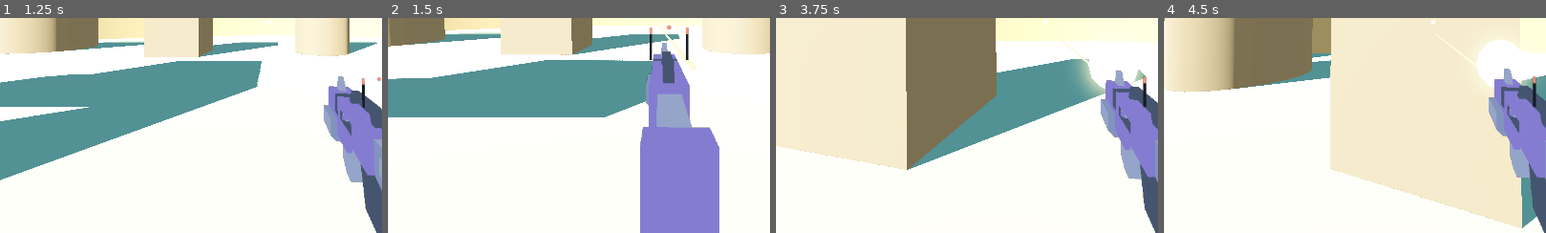
Above: before the commit, frames 1-4 (left to right).
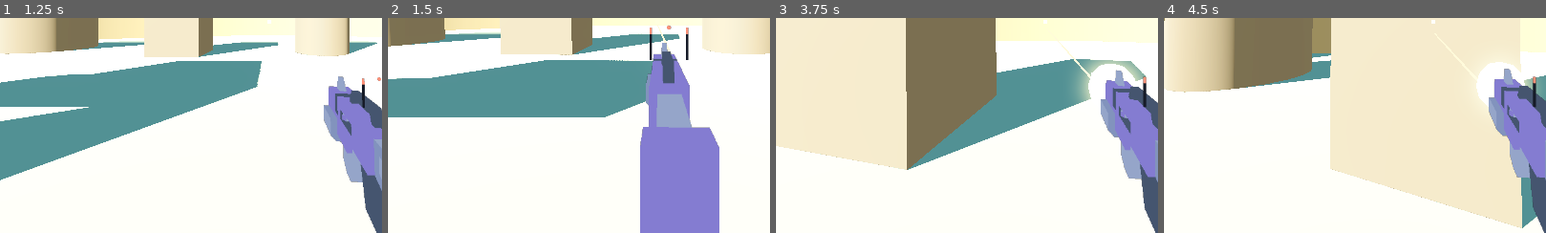
Above: after the commit, the same moments.

Repository: sefFumyc/Aimtrainer_ApexLegends
Game: Godot game, scene res://src/scenes/main.tscn
The game is run twice, just before and just after one commit, with the same random seed, the same clock (stepped at 60 frames per second) and the same inputs.
Inputs (mouse positions are % of the whole screen's width and height, from its top left):
- Up to frame 1 (1.25 s): click "开始对局" at 0.5 s
- Up to frame 2 (1.5 s): tap Enter at 1.25 s; move the mouse to (49, 52) at 1.27 s; hold W (move_forward) from 1.28 s (still down); hold Right mouse button (ads) from 1.28 s (still down); click (49, 52) at 1.42 s
- Up to frame 3 (3.75 s): tap Space (jump) at 1.52, 1.55, 1.82, 2.1, 2.27, 2.57, 3.05 s; move the mouse to (57, 51) at 2.02 s; release Right mouse button (ads) at 2.03 s; right-click (57, 51) at 2.3 s; move the mouse to (42, 49) at 2.77 s; hold Right mouse button (ads) 2.78-3.53 s; move the mouse to (51, 50) at 3.52 s; release W (move_forward) at 3.53 s; hold A (move_left) from 3.53 s (still down); tap Ctrl (crouch) at 3.6 s; click (51, 50) at 3.67 s
- Up to frame 4 (4.5 s): tap Space (jump) at 3.77, 4.07 s; right-click (51, 50) at 3.8 s; move the mouse to (46, 48) at 4.27 s; release A (move_left) at 4.28 s; press the mouse at (46, 48) at 4.28 s; hold W (move_forward) from 4.28 s (still down)
The pictures show only the part of the screen within x 15-65%, y 49-99%; the shares and areas given below are measured in that part.

Frame 1 is identical in both runs. In frame 2, 0.3% of the frame differs, in the area x 70-81%, y 3-24%; in frame 3, 1.2%; in frame 4, 1.6%, in the area x 81-98%, y 9-42%.

Commit message:
曳光起点改枪管轴线 + 开镜 FOV 差补偿（ADR-0021 二轮）
起点骑枪顶（曳光细线敏感）与两世界 FOV 不同（满开镜 ~25px 反向偏移）
两层根因一起修：viewmodel/bot 枪各挂 Muzzle 标记钉枪管轴线（探针两轮
定稿步枪 0.36、手枪 0.34），player.muzzle_world 同深度重投影补 FOV 差
（抽纯逻辑类 MuzzleReproject + GUT 测试）；bot 视觉起点实测偏差
-17.4u 超阈值一并落到枪上标记，视线判定 45u 口径不动。

Diff:
--- /dev/null
+++ b/src/logic/muzzle_reproject.gd
@@ -0,0 +1,31 @@
+## 枪口特效起点的开镜 FOV 差补偿（ADR-0021 二轮修订）——纯逻辑缝。
+##
+## ADR-0008 武器 SubViewport 隔离：两个世界坐标数值等同但相机 FOV 不同
+## （开镜只缩主相机 92.35 → 76.64，武器相机恒 92.35），同一个 3D 点投影出的
+## 屏幕位置不一致，满开镜时曳光/火光相对准星残留反向偏移。这里把武器相机
+## 视锥里的枪口点经 NDC 换算到主相机**同深度**的世界坐标：两相机 FOV 相等
+## 时数学上退化为恒等，腰射零改动。供 `Player.muzzle_world`（场景侧只负责
+## 取相机与枪口点）调用，GUT 可测。
+
+class_name MuzzleReproject
+
+## 把世界点 `muzzle_pt` 从武器相机视锥重投影到主相机同深度。
+## `weapon_xform` / `main_xform` 为两相机的全局变换，`weapon_fov` / `main_fov`
+## 为各自垂直 FOV（度），`aspect` 为视口宽高比（两相机相同，KEEP_HEIGHT）。
+static func reproject(
+	muzzle_pt: Vector3,
+	weapon_xform: Transform3D,
+	weapon_fov: float,
+	main_xform: Transform3D,
+	main_fov: float,
+	aspect: float,
+) -> Vector3:
+	var local_pt := weapon_xform.affine_inverse() * muzzle_pt ## 武器相机局部（前方 z < 0）
+	var depth := -local_pt.z
+	var tan_weapon := tan(deg_to_rad(weapon_fov) * 0.5)
+	var tan_main := tan(deg_to_rad(main_fov) * 0.5)
+	var ndc := Vector2(
+		local_pt.x / (depth * tan_weapon * aspect),
+		local_pt.y / (depth * tan_weapon),
+	)
+	return main_xform * (Vector3(ndc.x * tan_main * aspect, ndc.y * tan_main, -1.0) * depth)
--- a/src/scenes/player.gd
+++ b/src/scenes/player.gd
@@ -232,9 +232,21 @@
 		_add_recoil()
 		shot_fired.emit(weapon)
 
-## 当前武器枪口的世界坐标（火光与曳光弹起点）。
+## 当前武器枪口的世界坐标（火光与曳光弹起点，ADR-0021）。
+## 二轮修订两件事：
+## ① 起点在**枪管轴线**上——viewmodel 的 Muzzle 标记随 rig 位姿逐帧定稿（含后坐 kick）；
+## ② **FOV 差补偿**——开镜/滑铲只缩主相机 FOV，武器相机恒定（ADR-0008 解耦的代价），
+##    同一个 3D 点在两个世界投影到不同屏幕位置。换算是纯数学，抽在纯逻辑类
+##    `MuzzleReproject`（GUT 可测），这里只负责取相机与枪口点；两相机 FOV 相等时
+##    数学上退化为恒等，腰射/开镜/滑铲全状态起点与所见枪口逐像素重合。
 func muzzle_world() -> Vector3:
-	return viewmodel.muzzle_world()
+	var p := viewmodel.muzzle_world()
+	var wcam := viewmodel.weapon_camera
+	return MuzzleReproject.reproject(
+		p, wcam.global_transform, wcam.fov,
+		camera.global_transform, camera.fov,
+		wcam.get_viewport().get_visible_rect().size.aspect()
+	)
 
 ## 玩家眼位（射线起点）。
 func eye_position() -> Vector3:
--- a/src/scenes/target.gd
+++ b/src/scenes/target.gd
@@ -107,6 +107,9 @@
 var _gun_bone := -1 ## 枪对齐的手骨索引
 var _gun_len_scale := 1.0 ## 枪的世界级缩放（最长边归一到 WEAPON_LENGTH）
 var _skeleton: Skeleton3D ## Knight 骨架（_attach_weapon 缓存，_sync_gun 每帧读手骨用）
+## 枪口标记（枪管轴线，ADR-0021 二轮）：挂在枪下随 `_sync_gun` 的全局变换逐帧跟随，
+## `muzzle_world_visual()` 优先读它；模型缺失时为 null，回落到地面 + MUZZLE_HEIGHT 口径。
+var _gun_muzzle: Node3D
 ## 姿势混合（纯逻辑）：读实际速度，产出姿势 / 侧偏 / 步频。
 var _pose := PoseBlend.new()
 ## 当前在播的动作名（只在切换时调 `play`，避免每帧重启动画）。
@@ -189,8 +192,12 @@
 func muzzle_world() -> Vector3:
 	return global_position + Vector3(0.0, MUZZLE_HEIGHT, 0.0)
 
-## 曳光 / 火光等**纯视觉**特效的枪口起点：铲跳升空时跟着抬（ADR-0018）。
+## 曳光 / 火光等**纯视觉**特效的枪口起点（ADR-0021 二轮）：优先读枪上的 Muzzle 标记
+## （枪管轴线，随 `_sync_gun` 逐帧跟随——走动摆手 / 铲跳升空所见即所发）；模型缺失时
+## 回落到地面 + MUZZLE_HEIGHT + 跳跃高度的旧口径。视线判定口径（`muzzle_world`）不变。
 func muzzle_world_visual() -> Vector3:
+	if _gun_muzzle != null:
+		return _gun_muzzle.global_position
 	return muzzle_world() + Vector3(0.0, ai.sim.jump_height(), 0.0)
 
 ## 命中体节点：开火射线打到的是它（不是本节点），调用方用它来判断「命中的是不是这个靶」。
@@ -442,6 +449,19 @@
 	_gun = gun
 	_gun_bone = skeleton.find_bone(WEAPON_BONE)
 	_skeleton = skeleton
+	# 枪口标记（ADR-0021 二轮）：此刻 gun 本地变换还是恒等，box 即**原始模型空间**——
+	# 标记钉在枪网格最前端（+Z 端是枪口，票 06 探针实测）的枪管轴线上，高度系数与玩家
+	# 第一人称共用同一探针定稿值（blaster-d 同款资产，Viewmodel.RIFLE_BORE_FRAC），随
+	# `_sync_gun` 的全局变换（含 34.88× 缩放）逐帧跟随：所见即所发。
+	var muzzle := Node3D.new()
+	muzzle.name = "Muzzle"
+	muzzle.position = Vector3(
+		(box.position.x + box.end.x) * 0.5,
+		box.end.y - box.size.y * Viewmodel.RIFLE_BORE_FRAC,
+		box.end.z
+	)
+	gun.add_child(muzzle)
+	_gun_muzzle = muzzle
 	# 枪直接挂 Target 根下：全局变换由 _sync_gun 每帧写，绕开骨链的非均匀缩放
 	add_child(gun)
 	_gun_len_scale = WEAPON_LENGTH / longest # 世界级缩放：最长边归一到期望长度
--- a/src/scenes/viewmodel.gd
+++ b/src/scenes/viewmodel.gd
@@ -29,12 +29,18 @@
 ## 满开镜时武器挂点相对相机的横向/纵深位置（x 居中、向前推远到不糊脸）。
 const ADS_Z := -8.0
 
-## 枪口在武器挂点本地坐标 = 拟合后的枪管前端（参考实现 ADR-0022：步枪 (0,0,-25)）。
+## 枪口在武器挂点本地坐标 = 拟合后的枪管前端。模型枪改用 **Muzzle 标记**（枪管轴线，
+## ADR-0021 二轮），这两个常量只作程序化兜底枪的口径（兜底枪管就在 y = 0）。
 const RIFLE_MUZZLE_LOCAL := Vector3(0.0, 0.0, -25.0)
 const PISTOL_MUZZLE_LOCAL := Vector3(0.0, 0.0, -7.5)
 ## 两把枪拟合后的总长（枪口端到握把端）。
 const RIFLE_LENGTH := 25.0
 const PISTOL_LENGTH := 7.5
+## 枪管高度系数（ADR-0021 二轮，截图探针两轮定稿）：Muzzle 标记 y = −拟合高度 × 系数。
+## 起点 = 枪管轴线（枪口孔位）而非枪体顶面前角——火光是大球看不出来，曳光细线对起点
+## 高度敏感（实测从「枪口上面」出来）。
+const RIFLE_BORE_FRAC := 0.36
+const PISTOL_BORE_FRAC := 0.34
 
 ## Kenney Blaster Kit（CC0）模型路径；文件不存在时回落到程序化几何。
 const RIFLE_MODEL := "res://assets/third_party/kenney_blaster-kit/rifle/blaster-d.glb"
@@ -62,6 +68,8 @@
 ## 每把枪的红点镜轴高度（票 06）：两把枪镜高不同，按武器查表——
 ## 满开镜时挂点 y = -镜高，红点正落准星轴。程序化兜底枪共用 PROC_SIGHT_HEIGHT。
 var _sight_heights := {}
+## 每把枪的枪口标记（枪管轴线，ADR-0021 二轮）：程序化兜底枪不入表，走本地常量口径。
+var _muzzle_markers := {}
 ## 开镜基准位姿（`apply_zoom` 算好存在这里，`_apply_rig` 把后坐力叠上去）。
 var _base_pos := Vector3.ZERO
 var _base_rot := Vector3.ZERO
@@ -139,7 +147,11 @@
 	rig.rotation = _base_rot + Vector3(_kick_pitch * pitch_damp, 0.0, 0.0)
 
 ## 当前武器枪口的世界坐标（火光与曳光弹的起点）。
+## 模型枪 = Muzzle 标记（枪管轴线，ADR-0021 二轮）；程序化兜底枪 = 挂点本地 (0,0,−len)。
 func muzzle_world() -> Vector3:
+	var marker: Node3D = _muzzle_markers.get(_weapon)
+	if marker != null:
+		return marker.global_position
 	var local := RIFLE_MUZZLE_LOCAL if Weapon.is_rifle(_weapon) else PISTOL_MUZZLE_LOCAL
 	return rig.to_global(local)
 
@@ -147,12 +159,14 @@
 	var root := Node3D.new()
 	root.name = node_name
 	var rifle := Weapon.is_rifle(id)
+	var length := RIFLE_LENGTH if rifle else PISTOL_LENGTH
 	var loaded := _try_load_model(RIFLE_MODEL if rifle else PISTOL_MODEL)
 	if loaded != null:
-		root.add_child(_fit_model(loaded, RIFLE_LENGTH if rifle else PISTOL_LENGTH))
+		root.add_child(_fit_model(loaded, length, RIFLE_BORE_FRAC if rifle else PISTOL_BORE_FRAC))
+		_muzzle_markers[id] = root.get_node("Model/Muzzle")
 		# 1x 红点镜骑在枪顶（票 06）：红点即瞄准基线——返回值按枪记录，满开镜时
 		# `_base_pos.y = -镜高` 让红点正落准星轴，与准星重合、视野无遮挡。
-		_sight_heights[id] = _add_red_dot(root, RIFLE_LENGTH if rifle else PISTOL_LENGTH)
+		_sight_heights[id] = _add_red_dot(root, length)
 	else:
 		_build_procedural(root, id)
 	return root
@@ -190,7 +204,7 @@
 ## 先绕 Y 转 180° 让枪口朝 −Z 与挂点同向（票 06 修正拿反）；再缩放到约定总长、
 ## 顶面压到 y = 0（准镜轴）、枪托端 → z = 0、枪口端 → z = −length、左右居中。
 ## 全部由模型自身的包围盒算出，不含手填数字。
-func _fit_model(model: Node3D, length: float) -> Node3D:
+func _fit_model(model: Node3D, length: float, bore_frac: float) -> Node3D:
 	model.rotation.y = PI ## 修正枪口朝向（见上）
 	var box := _model_aabb(model)
 	if box.size.z <= 0.0:
@@ -206,6 +220,20 @@
 		-length - s * box.position.z # 枪托端 → z = 0、枪口端 → z = −length
 	)
 	holder.add_child(model)
+	# 枪管轴线标记（ADR-0021 二轮）：火光/曳光的起点 = 枪口孔位。坐标与 box 同在
+	# **holder 本地空间**（box 不含 holder 自身的缩放与偏移）：
+	# z = box.position.z——模型已转 180°、枪口朝 −Z，枪口端面是 min z（holder.position.z
+	# 恰好把它映射到 −length）；y = 顶面 hi.y 往下 frac×高（holder 把顶面映射到 y=0，
+	# 化简后 rig 空间恰为 (0, −拟合高×frac, −length)，与探针定稿口径一致）；
+	# x = 模型自身中心平面（与 holder.position.x 抵消 → rig x=0）。
+	var muzzle := Node3D.new()
+	muzzle.name = "Muzzle"
+	muzzle.position = Vector3(
+		(box.position.x + hi.x) * 0.5,
+		hi.y - box.size.y * bore_frac,
+		box.position.z
+	)
+	holder.add_child(muzzle)
 	return holder
 
 ## 模型在其父空间里的包围盒（递归累加各网格的 AABB）。
--- /dev/null
+++ b/tests/unit/test_muzzle_reproject.gd
@@ -0,0 +1,49 @@
+## FOV 差补偿（ADR-0021 二轮）的纯逻辑测试：恒等退化与开镜差下的投影一致性。
+
+extends GutTest
+
+const ASPECT := 16.0 / 9.0
+
+## 手工投影：相机局部点 → NDC（与实现同式，用于验证「重投影前后 NDC 相等」这一性质）。
+func _ndc(local: Vector3, fov: float, aspect: float) -> Vector2:
+	var depth := -local.z
+	var t := tan(deg_to_rad(fov) * 0.5)
+	return Vector2(local.x / (depth * t * aspect), local.y / (depth * t))
+
+func test_identity_when_fovs_equal_and_transforms_shared() -> void:
+	# 腰射退化：两相机同变换同 FOV → 数学恒等，原样返回
+	var xf := Transform3D(Basis.from_euler(Vector3(0.1, 0.4, 0.0)), Vector3(1.0, 2.0, 3.0))
+	var pt := xf * Vector3(0.5, -0.3, -10.0)
+	var out := MuzzleReproject.reproject(pt, xf, 92.35, xf, 92.35, ASPECT)
+	assert_almost_eq(out.x, pt.x, 1e-6)
+	assert_almost_eq(out.y, pt.y, 1e-6)
+	assert_almost_eq(out.z, pt.z, 1e-6)
+
+func test_ads_fov_gap_keeps_ndc_and_depth_through_main_camera() -> void:
+	# 开镜差（92.35 → 76.64，zoom_p = 1）：重投影后的点经主相机投影出的 NDC
+	# 必须与原点经武器相机投影的 NDC 一致，且深度不变（同深度重投影的定义）。
+	var weapon_xf := Transform3D(Basis.from_euler(Vector3(0.05, 0.3, 0.0)), Vector3(1.0, 2.0, 3.0))
+	var main_xf := Transform3D(Basis.from_euler(Vector3(0.0, 0.0, 0.0)), Vector3.ZERO)
+	var pt := weapon_xf * Vector3(0.8, -0.4, -12.0)
+	var out := MuzzleReproject.reproject(pt, weapon_xf, 92.35, main_xf, 76.64, ASPECT)
+	var ndc_weapon := _ndc(weapon_xf.affine_inverse() * pt, 92.35, ASPECT)
+	var local_main := main_xf.affine_inverse() * out
+	var ndc_main := _ndc(local_main, 76.64, ASPECT)
+	assert_almost_eq(ndc_main.x, ndc_weapon.x, 1e-6)
+	assert_almost_eq(ndc_main.y, ndc_weapon.y, 1e-6)
+	assert_almost_eq(-local_main.z, -(weapon_xf.affine_inverse() * pt).z, 1e-6, "同深度")
+
+func test_ads_gap_moves_offaxis_point_and_keeps_axis_point() -> void:
+	# 离轴点：FOV 有差时输出必须偏离输入（防「恒等」回归）——满开镜枪口离轴越远偏得越多。
+	var weapon_xf := Transform3D(Basis.from_euler(Vector3(0.05, 0.3, 0.0)), Vector3(1.0, 2.0, 3.0))
+	var main_xf := Transform3D(Basis.from_euler(Vector3(0.0, 0.0, 0.0)), Vector3.ZERO)
+	var pt := weapon_xf * Vector3(0.8, -0.4, -12.0)
+	var out := MuzzleReproject.reproject(pt, weapon_xf, 92.35, main_xf, 76.64, ASPECT)
+	assert_gt((out - pt).length(), 1e-3, "离轴点被移动")
+	# 轴上点：NDC 恒为 (0, 0)，无论 FOV 与变换如何都落在主相机轴上同深度处
+	# （float32 在带旋转变换下的噪声 ~1e-7 量级，容差放宽到 1e-5）。
+	var axis_pt := weapon_xf * Vector3(0.0, 0.0, -10.0)
+	var axis_out := MuzzleReproject.reproject(axis_pt, weapon_xf, 92.35, main_xf, 76.64, ASPECT)
+	assert_almost_eq(axis_out.x, 0.0, 1e-5)
+	assert_almost_eq(axis_out.y, 0.0, 1e-5)
+	assert_almost_eq(axis_out.z, -10.0, 1e-5)
Not shown, added: src/logic/muzzle_reproject.gd.uid
Not shown, added: tests/unit/test_muzzle_reproject.gd.uid
Not shown, changed: CONTEXT.md
Not shown, changed: docs/adr/0021-fx-sampled-at-render-pose.md
